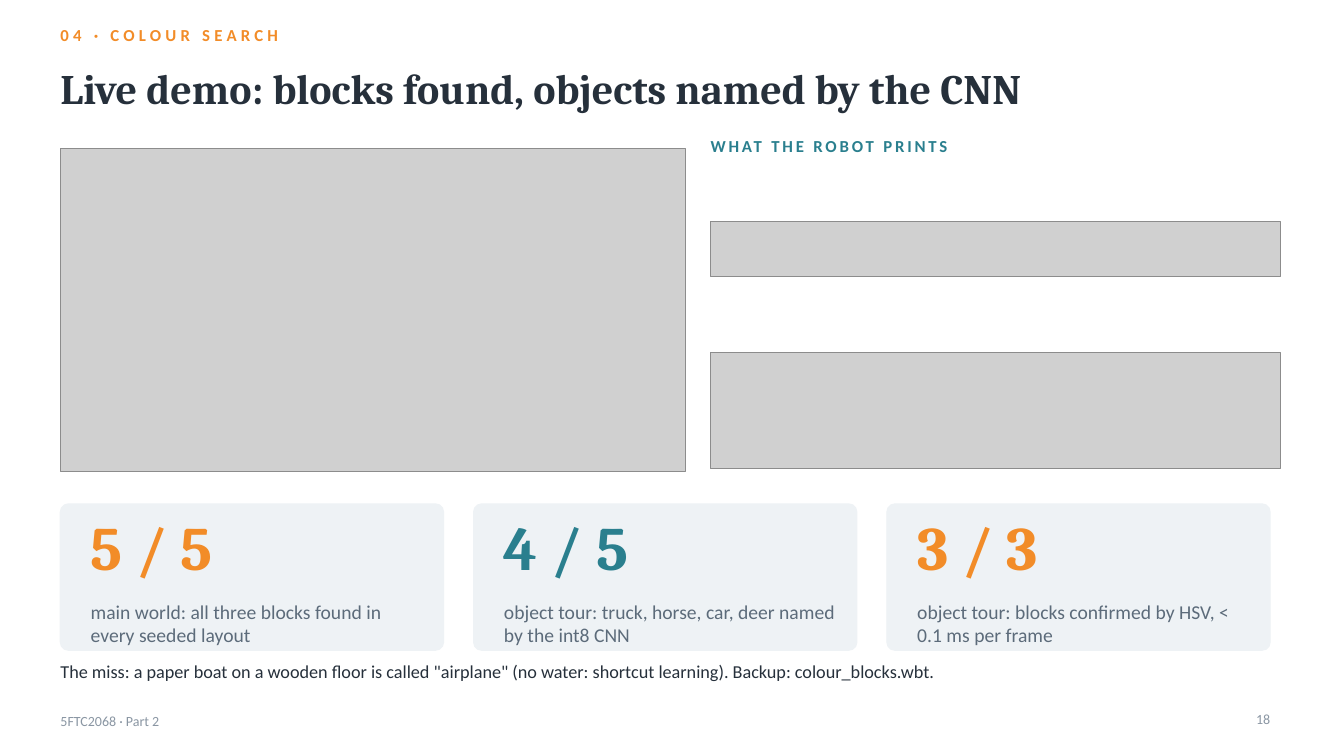
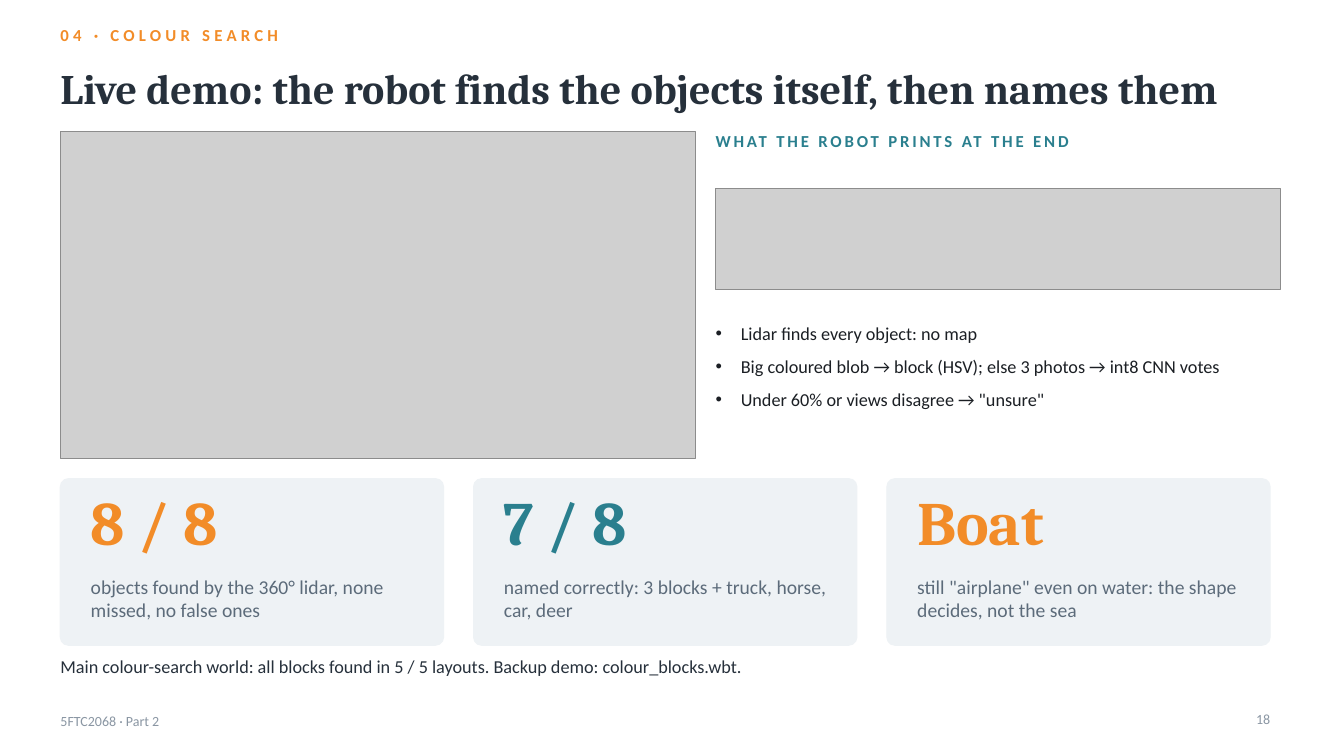
Before and after one commit to kris072008/webots-cnn-colour-detection, a slide deck: slide 18 of report/Krishna_Mahajan_106wucww_Part2_Presentation.pptx. Drawn at 1344x756 pixels with LibreOffice and Linux fonts; fonts in the diff are those of the drawing; grey boxes stand for pictures. Boxes give left, top, right and bottom in pixels: in the first picture for what was removed or moved away, otherwise in the second. Text is boxed around its words. In the diff, an @@ line names an element or a change of style, - is before the commit and + after.

Commit message:
Object tour: robot finds objects with a 360-degree lidar (GPS + IMU for its own pose), on-screen checklist, 'unsure' when views disagree, boat on water; 13 new tests; notebooks, slides and report Section 4.9 updated

```diff
--- a/report/Krishna_Mahajan_106wucww_Part2_Presentation.pptx
+++ b/report/Krishna_Mahajan_106wucww_Part2_Presentation.pptx
@@ title at [60, 74, 1217, 113]: text changed @@
-Live demo: blocks found, objects named by the CNN
+Live demo: the robot finds the objects itself, then names them
@@ picture: place and size @@
-picture at [60, 148, 686, 471]
+picture at [60, 131, 696, 459]
@@ text at [747, 136, 767, 147]: text changed @@
-WHAT THE ROBOT PRINTS
+WHAT THE ROBOT PRINTS AT THE END
@@ picture: place and size @@
-picture at [711, 222, 1280, 277]
+picture at [716, 189, 1280, 289]
@@ text added at [741, 327, 1220, 409], 13 pt, text #1B1F24 @@
+• Lidar finds every object: no map
+• Big coloured blob → block (HSV); else 3 photos → int8 CNN votes
+• Under 60% or views disagree → "unsure"
@@ picture removed at [711, 353, 1280, 469] @@
@@ rounded rectangle: place and size @@
-rounded rectangle at [60, 504, 444, 650]
+rounded rectangle at [60, 479, 444, 645]
@@ rounded rectangle: place and size @@
-rounded rectangle at [474, 504, 857, 650]
+rounded rectangle at [474, 479, 857, 645]
@@ proportions changed in 3 elements at [60, 479, 444, 645], [474, 479, 857, 645], [887, 479, 1270, 645] @@
@@ rounded rectangle: place and size @@
-rounded rectangle at [887, 504, 1270, 650]
+rounded rectangle at [887, 479, 1270, 645]
@@ text at [91, 503, 217, 546]: text changed @@
-5 / 5
+8 / 8
@@ text at [504, 503, 627, 546]: text changed @@
-4 / 5
+7 / 8
@@ text at [917, 504, 1044, 546]: text changed @@
-3 / 3
+Boat
@@ text at [91, 580, 384, 619]: text changed @@
-main world: all three blocks found in every seeded layout
+objects found by the 360° lidar, none missed, no false ones
@@ text at [504, 580, 826, 619]: text changed @@
-object tour: truck, horse, car, deer named by the int8 CNN
+named correctly: 3 blocks + truck, horse, car, deer
@@ text at [917, 580, 1236, 619]: text changed @@
-object tour: blocks confirmed by HSV, < 0.1 ms per frame
+still "airplane" even on water: the shape decides, not the sea
@@ text at [60, 660, 742, 676]: text changed @@
-The miss: a paper boat on a wooden floor is called "airplane" (no water: shortcut learning). Backup: colour_blocks.wbt.
+Main colour-search world: all blocks found in 5 / 5 layouts. Backup demo: colour_blocks.wbt.
```
Also in this commit, not shown: 2 other slides changed, 48 other files.
